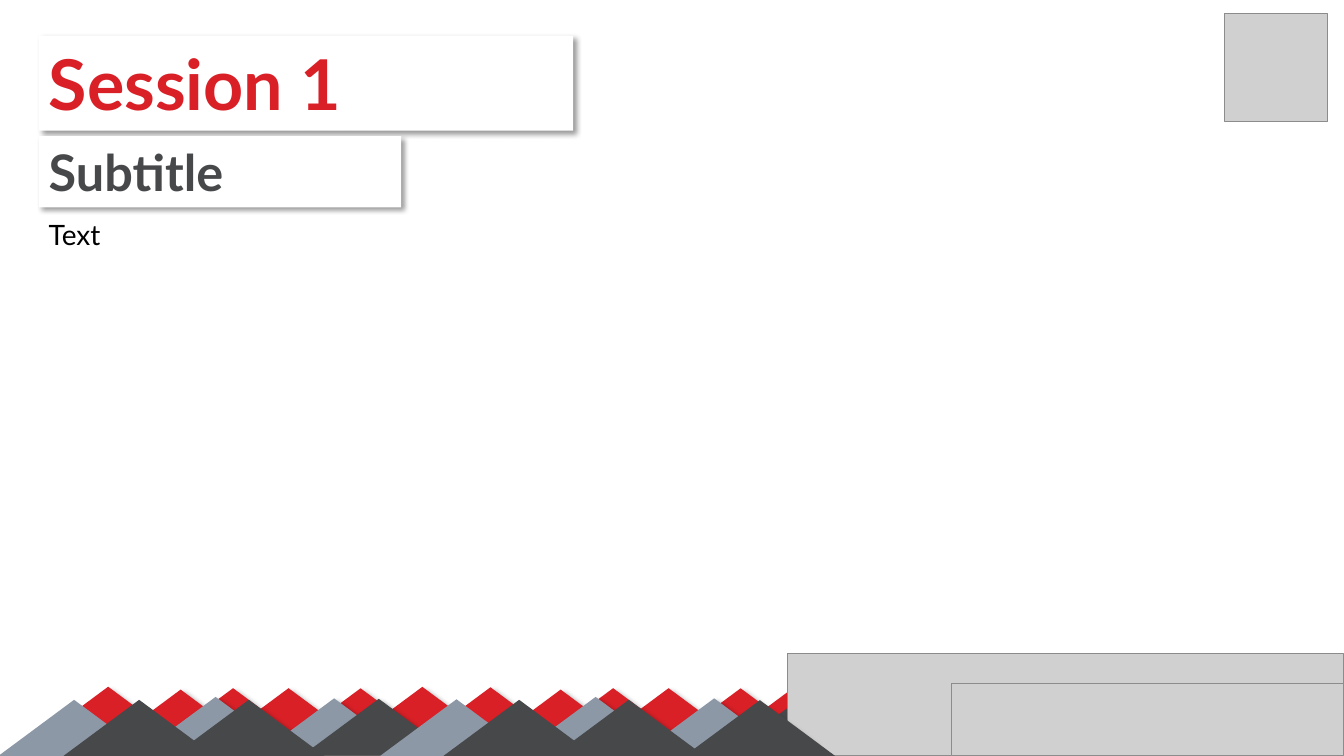
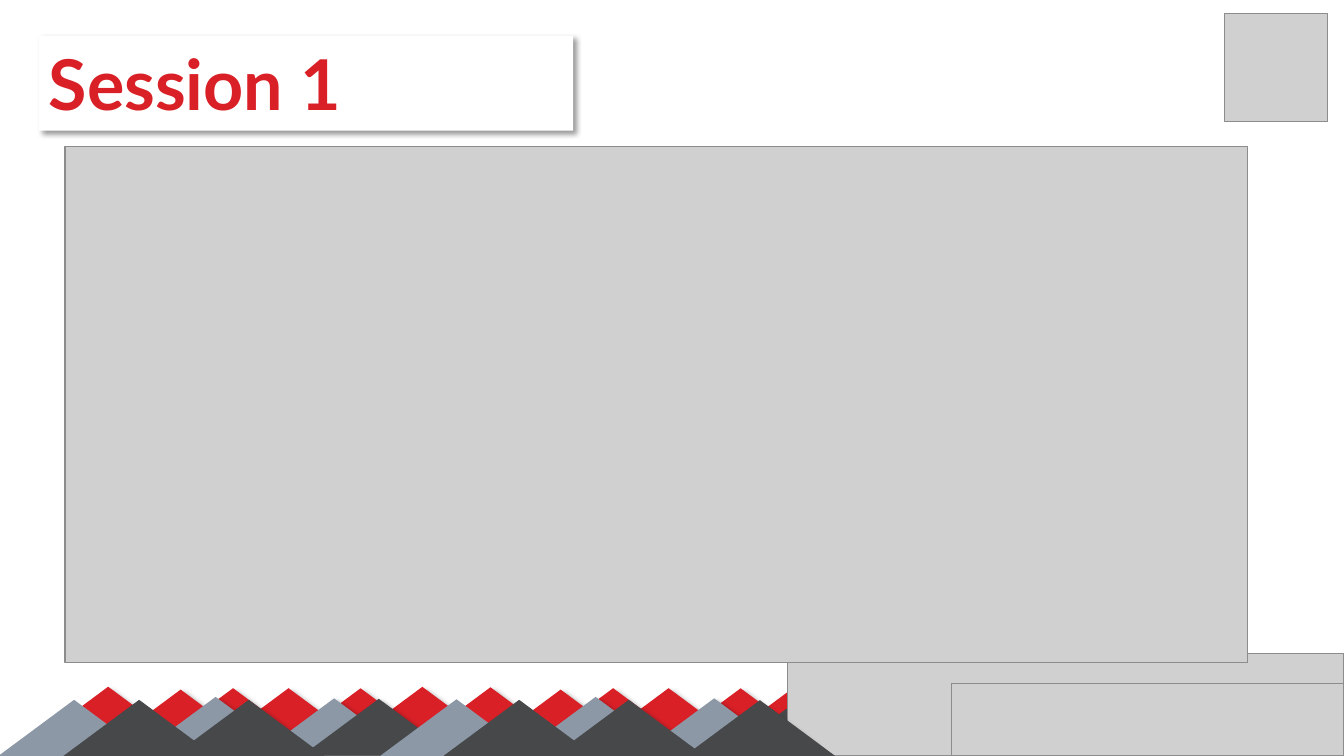
Before and after one commit to SalmaGira/machine-learning-workshop-Kvector, a slide deck: slide 9 of Sessions/Session 1/Session_01.pptx (slide 10 before the commit). Drawn at 1344x756 pixels with LibreOffice and Linux fonts; fonts in the diff are those of the drawing; grey boxes stand for pictures. Boxes give left, top, right and bottom in pixels: in the first picture for what was removed or moved away, otherwise in the second. Text is boxed around its words. In the diff, an @@ line names an element or a change of style, - is before the commit and + after.

```diff
--- a/Sessions/Session 1/Session_01.pptx
+++ b/Sessions/Session 1/Session_01.pptx
@@ rectangle removed at (x1=39, y1=136, x2=401, y2=208) @@
-Subtitle
@@ picture added at (x1=66, y1=146, x2=1248, y2=662) @@
@@ text removed at (x1=49, y1=225, x2=101, y2=246) @@
-Text
```
Also in this commit, not shown: 3 other slides changed, 12 slides added.
